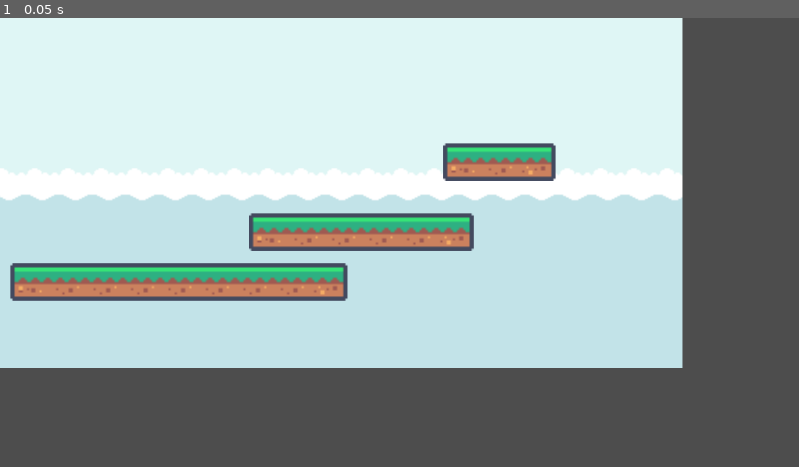
Above: before the commit, frame 1.
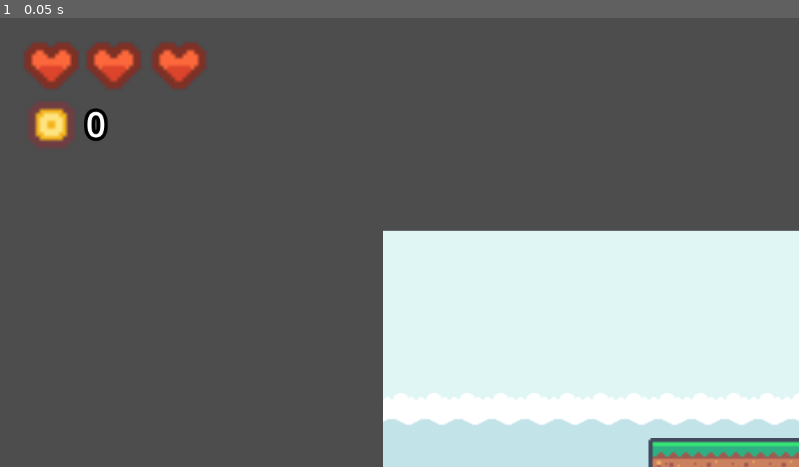
Above: after the commit, the same moment.

Repository: HA5UN0/rfgd-beginner-projects
Game: Godot game, scene res://scenes/main.tscn
Two runs of this game, one before a commit and one after it. Both use one fixed random seed, a clock stepped at 60 frames per second and the inputs below. Before the commit the project has no main scene; this scene is started directly in both runs.
Inputs:
- Up to frame 1 (0.05 s): no input

The runs differ from the first frame. In frame 1, 81% of the frame differs, in the area x 0-100%, y 0-100%.

Commit message:
setup camera and in-game UI

Diff:
--- a/platform-game/project.godot
+++ b/platform-game/project.godot
@@ -11,6 +11,7 @@
 [application]
 
 config/name="platform-game"
+run/main_scene="res://scenes/main.tscn"
 config/features=PackedStringArray("4.3", "GL Compatibility")
 config/icon="res://icon.svg"
 
--- a/platform-game/scenes/main.tscn
+++ b/platform-game/scenes/main.tscn
@@ -6,6 +6,9 @@
 [ext_resource type="Texture2D" uid="uid://bsh4cecwk7cdr" path="res://art/kenney_pixel-platformer/Tiles/tile_0001.png" id="4_7wuk2"]
 [ext_resource type="Texture2D" uid="uid://femq3m6bh00a" path="res://art/kenney_pixel-platformer/Tiles/tile_0002.png" id="5_2olho"]
 [ext_resource type="Texture2D" uid="uid://rfb3aou8hfur" path="res://art/kenney_pixel-platformer/Tiles/tile_0003.png" id="6_8mbom"]
+[ext_resource type="Texture2D" uid="uid://1btko4i4dnc1" path="res://art/kenney_pixel-platformer/Tiles/tile_0046.png" id="7_j7pex"]
+[ext_resource type="Texture2D" uid="uid://c0hn1rdjsbl77" path="res://art/kenney_pixel-platformer/Tiles/tile_0151.png" id="7_oxgtm"]
+[ext_resource type="Texture2D" uid="uid://c1ck4xtcgjif4" path="res://art/kenney_pixel-platformer/Tiles/tile_0044.png" id="8_huvbq"]
 
 [sub_resource type="RectangleShape2D" id="RectangleShape2D_didgo"]
 size = Vector2(478, 49)
@@ -19,10 +22,25 @@
 [sub_resource type="RectangleShape2D" id="RectangleShape2D_h00wx"]
 size = Vector2(1177, 34)
 
+[sub_resource type="LabelSettings" id="LabelSettings_edd4b"]
+font_size = 120
+outline_size = 40
+outline_color = Color(0, 0, 0, 1)
+
+[sub_resource type="LabelSettings" id="LabelSettings_s8b02"]
+font_size = 120
+font_color = Color(1, 0, 0, 1)
+outline_size = 40
+outline_color = Color(0, 0, 0, 1)
+
+[sub_resource type="LabelSettings" id="LabelSettings_76u8u"]
+font_size = 50
+outline_size = 20
+outline_color = Color(0, 0, 0, 1)
+
 [node name="main" type="Node2D"]
 
 [node name="Background" type="Sprite2D" parent="."]
-visible = false
 z_index = -1
 
 [node name="Top" type="Node" parent="Background"]
@@ -1084,3 +1102,92 @@
 [node name="CollisionShape2D" type="CollisionShape2D" parent="outOfBounds"]
 position = Vector2(473.5, 7)
 shape = SubResource("RectangleShape2D_h00wx")
+
+[node name="Camera2D" type="Camera2D" parent="."]
+
+[node name="WinLabel" type="Label" parent="Camera2D"]
+visible = false
+offset_left = -295.0
+offset_top = -109.0
+offset_right = 213.0
+offset_bottom = 56.0
+text = "You Win!"
+label_settings = SubResource("LabelSettings_edd4b")
+horizontal_alignment = 1
+vertical_alignment = 1
+
+[node name="GameOverLabel" type="Label" parent="Camera2D"]
+visible = false
+offset_left = -363.0
+offset_top = -102.0
+offset_right = 288.0
+offset_bottom = 63.0
+text = "Game Over
+"
+label_settings = SubResource("LabelSettings_s8b02")
+horizontal_alignment = 1
+vertical_alignment = 1
+
+[node name="LabelCoin" type="Label" parent="Camera2D"]
+offset_left = -452.0
+offset_top = -206.0
+offset_right = -412.0
+offset_bottom = -137.0
+text = "0"
+label_settings = SubResource("LabelSettings_76u8u")
+
+[node name="emptyHeart4" type="TextureRect" parent="Camera2D"]
+offset_left = -552.0
+offset_top = -220.0
+offset_right = -512.0
+offset_bottom = -180.0
+scale = Vector2(2.5, 2.5)
+texture = ExtResource("7_oxgtm")
+
+[node name="emptyHeart3" type="TextureRect" parent="Camera2D"]
+offset_left = -552.0
+offset_top = -305.0
+offset_right = -512.0
+offset_bottom = -265.0
+scale = Vector2(2.5, 2.5)
+texture = ExtResource("7_j7pex")
+
+[node name="fullHeart3" type="TextureRect" parent="Camera2D"]
+offset_left = -552.0
+offset_top = -305.0
+offset_right = -512.0
+offset_bottom = -265.0
+scale = Vector2(2.5, 2.5)
+texture = ExtResource("8_huvbq")
+
+[node name="emptyHeart2" type="TextureRect" parent="Camera2D"]
+offset_left = -462.0
+offset_top = -305.0
+offset_right = -422.0
+offset_bottom = -265.0
+scale = Vector2(2.5, 2.5)
+texture = ExtResource("7_j7pex")
+
+[node name="fullHeart2" type="TextureRect" parent="Camera2D"]
+offset_left = -462.0
+offset_top = -305.0
+offset_right = -422.0
+offset_bottom = -265.0
+scale = Vector2(2.5, 2.5)
+texture = ExtResource("8_huvbq")
+
+[node name="emptyHeart1" type="TextureRect" parent="Camera2D"]
+offset_left = -368.0
+offset_top = -305.0
+offset_right = -328.0
+offset_bottom = -265.0
+scale = Vector2(2.5, 2.5)
+texture = ExtResource("7_j7pex")
+
+[node name="fullHeart1" type="TextureRect" parent="Camera2D"]
+offset_left = -368.0
+offset_top = -305.0
+offset_right = -328.0
+offset_bottom = -265.0
+scale = Vector2(2.5, 2.5)
+texture = ExtResource("8_huvbq")
Not shown: 1 places in platform-game/scenes/main.tscn that only renumber resources
